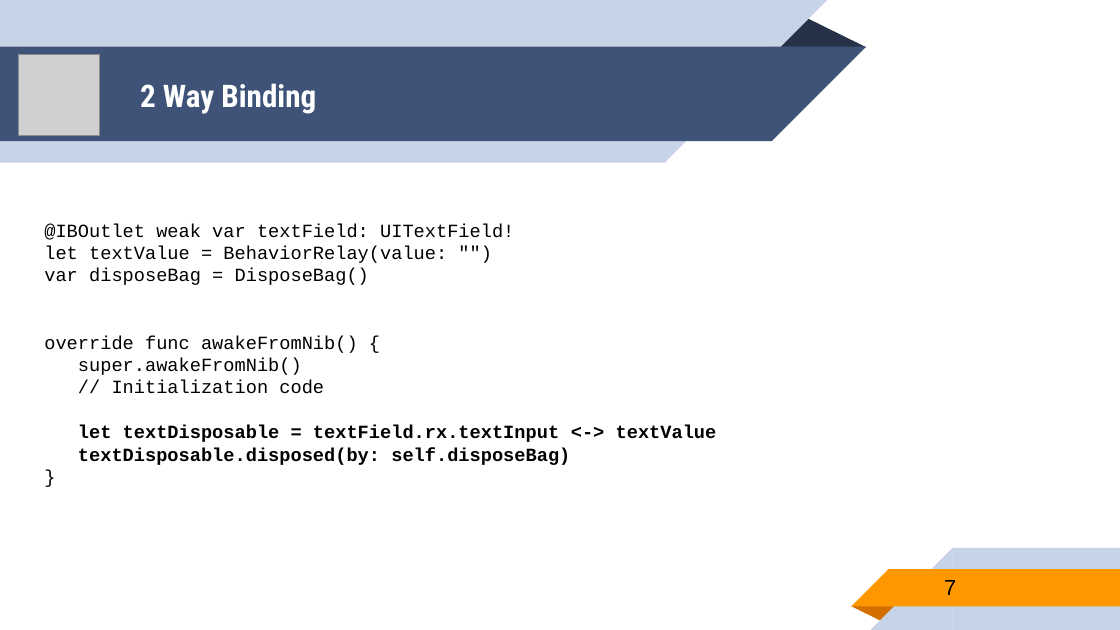
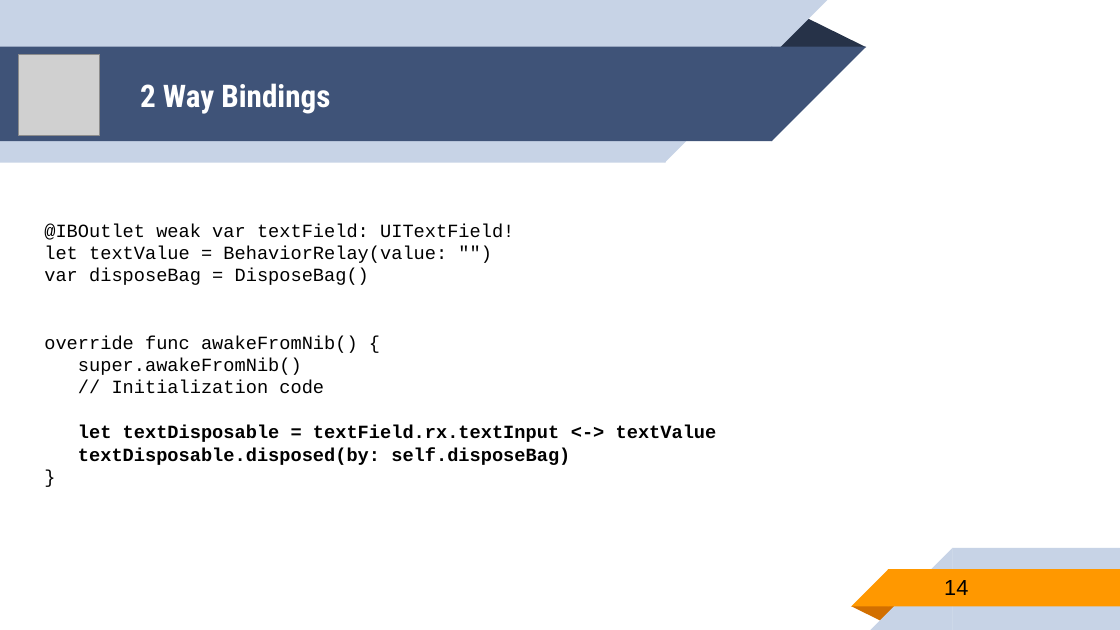
Before and after one commit to younghwankim/RxSwiftClass, a slide deck: slide 14 of AdvancedRxSwift/day4/AdvancedRxSwift4.pptx (slide 7 before the commit). Drawn at 1120x630 pixels with LibreOffice and Linux fonts; fonts in the diff are those of the drawing; grey boxes stand for pictures. Boxes give left, top, right and bottom in pixels: in the first picture for what was removed or moved away, otherwise in the second. Text is boxed around its words. In the diff, an @@ line names an element or a change of style, - is before the commit and + after.

Commit message:
Advanced RxSwift - more contents in day4, binding

```diff
--- a/AdvancedRxSwift/day4/AdvancedRxSwift4.pptx
+++ b/AdvancedRxSwift/day4/AdvancedRxSwift4.pptx
@@ title at <box>140,83,330,114</box>: text changed @@
-2 Way Binding
+2 Way Bindings
@@ page number at <box>944,580,968,595</box>: text changed @@
-7
+14
```
Also in this commit, not shown: 3 other slides changed, 7 slides added, 5 other files.
